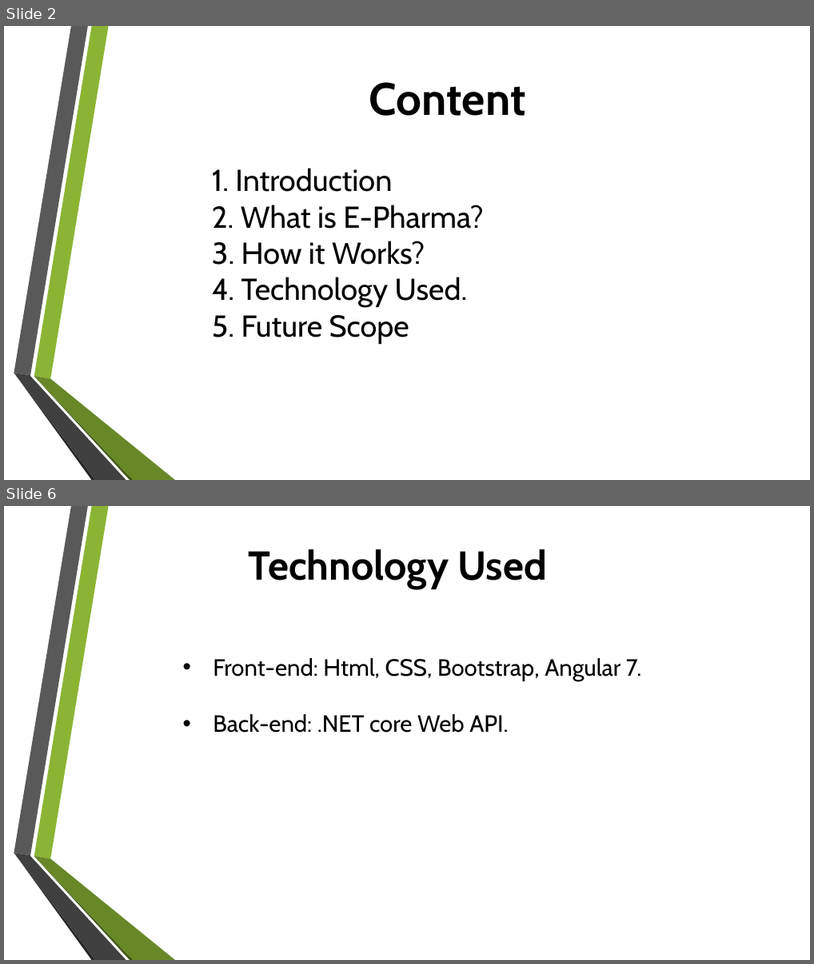
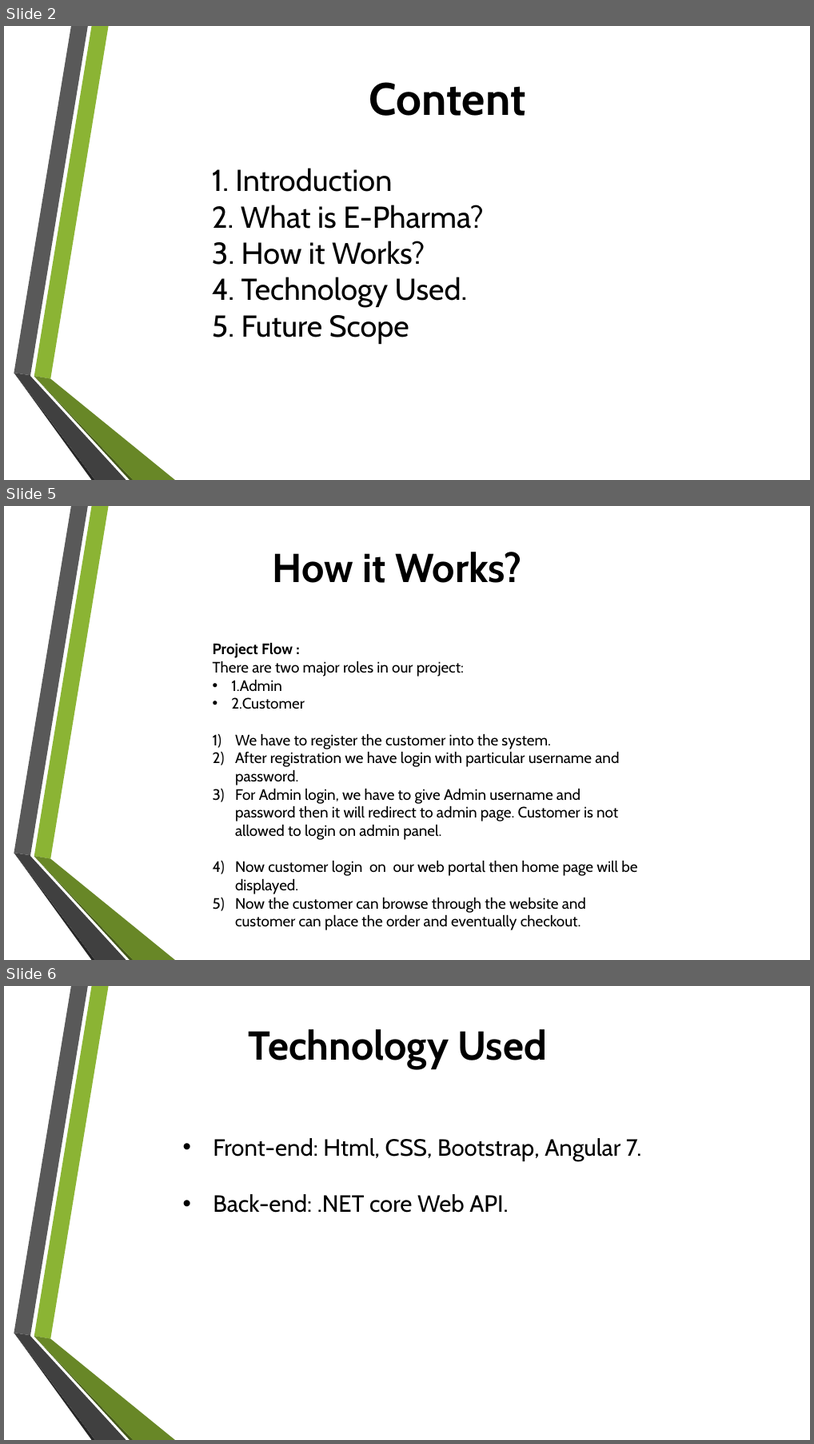
Before and after one commit to cdac-team-09/pptE-pharma, a slide deck: E-PHARMA.pptx. Shown one above the other, each under a label of ours: slides 2 and 6 before the commit, slides 2, 5 and 6 after it; the slides between them are not shown. The pictures are 814x964 and 814x1444 pixels, drawn with LibreOffice and Linux fonts; fonts in the diff are those of the drawing; background and template pictures are left out. Boxes give left, top, right and bottom in pixels: in the first picture for what was removed or moved away, otherwise in the second. Text is boxed around its words. In the diff, an @@ line names an element or a change of style, - is before the commit and + after.

```diff
--- a/E-PHARMA.pptx
+++ b/E-PHARMA.pptx
@@ slide 5 added at (4,506,810,960), background picture (left out); not listed: 6 template elements that a slide beside it also shows @@
@@ text added at (273,552,522,583), 48 pt, text #000000, bold @@
+How it Works?
@@ text added at (213,642,638,930), 18 pt, text #000000 @@
+Project Flow :
+There are two major roles in our project:
+• 1.Admin
+• 2.Customer
+1) We have to register the customer into the system.
+2) After registration we have login with particular username and password.
+3) For Admin login, we have to give Admin username and password then it will redirect to admin page. Customer is not allowed to login on admin panel.
+4) Now customer login on our web portal then home page will be displayed.
+5) Now the customer can browse through the website and customer can place the order and eventually checkout.
```
Also in this commit, not shown: 2 slides changed, 1 slide removed.
